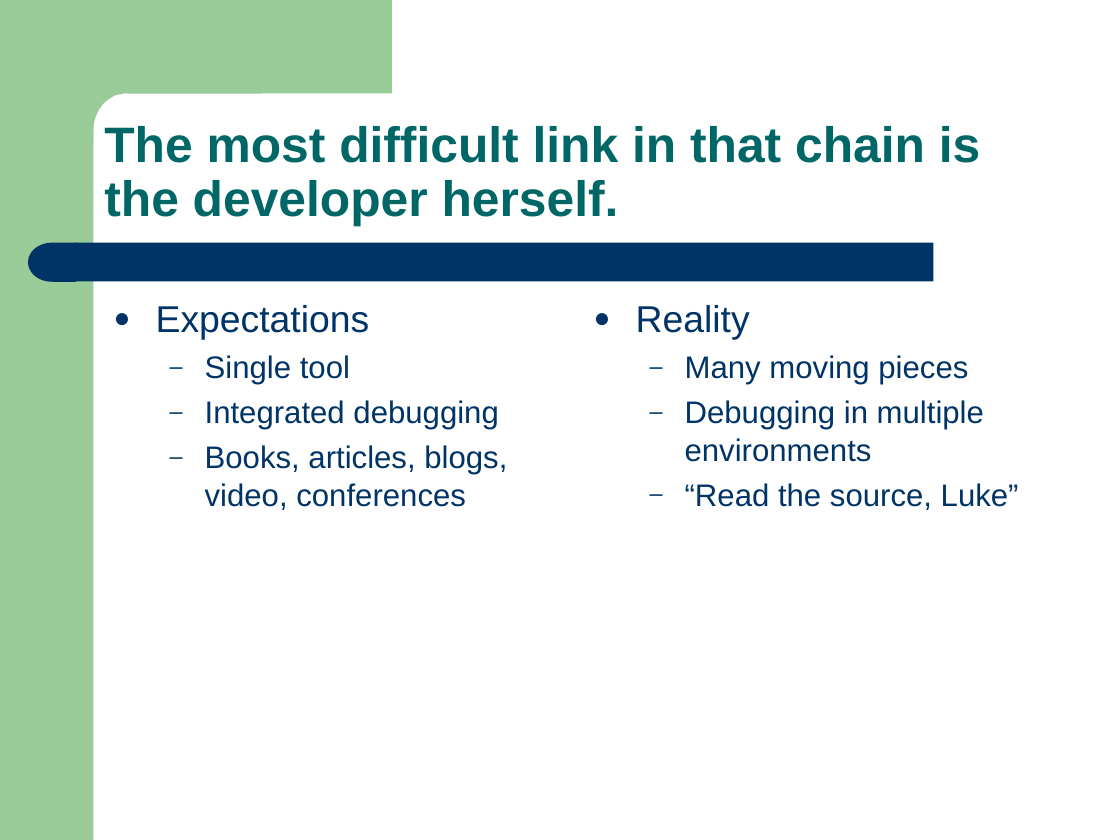
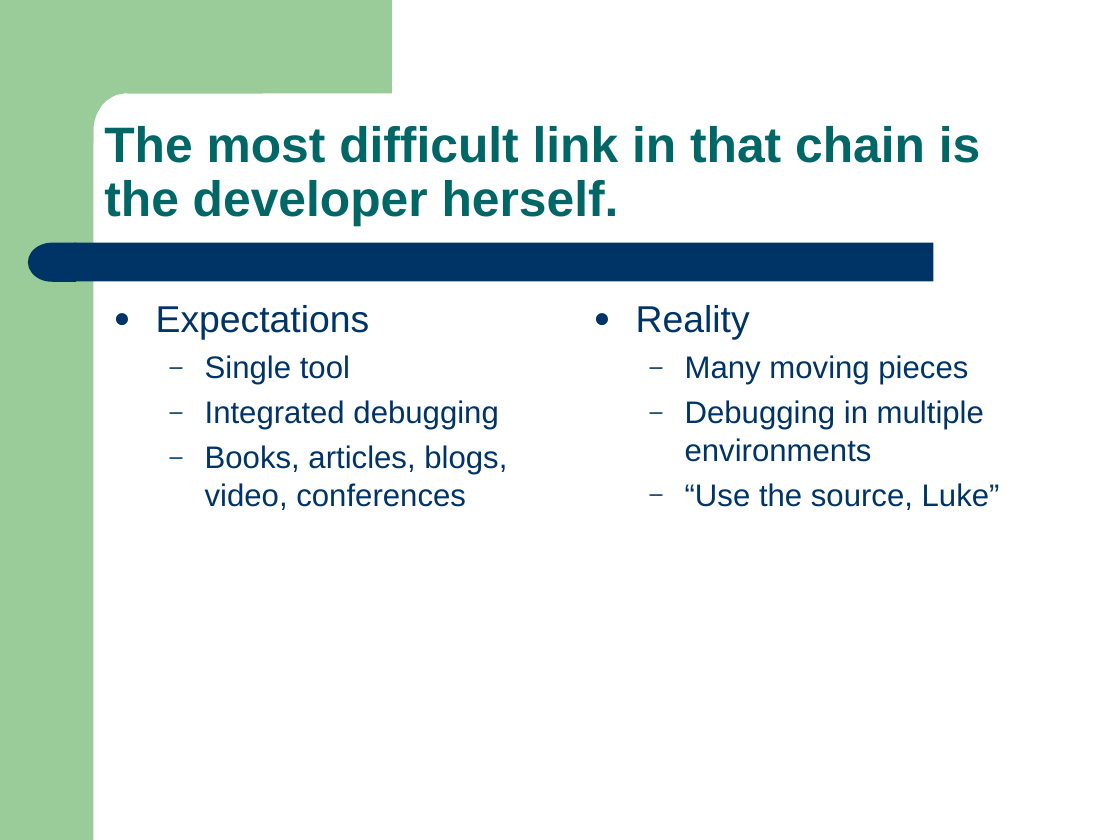
Before and after one commit to mrwizard82d1/yctiam, a slide deck: slide 12 of yctiam.ppt. Drawn at 1120x840 pixels with LibreOffice and Linux fonts; fonts in the diff are those of the drawing. Boxes give left, top, right and bottom in pixels: in the first picture for what was removed or moved away, otherwise in the second. Text is boxed around its words. In the diff, an @@ line names an element or a change of style, - is before the commit and + after.

```diff
--- a/yctiam.ppt
+++ b/yctiam.ppt
@@ text at bbox=[685, 483, 1000, 510]: text changed @@
-  – “Read the source, Luke”
+  – “Use the source, Luke”
```
Also in this commit, not shown: 7 other slides changed, 4 slides added, 3 slides removed.
